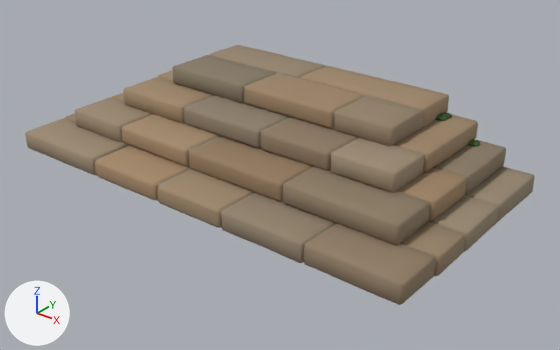
Two versions of the glTF model assets/models/facade/entrance_steps.glb, one commit apart.
Before and after are seen from a 50 mm lens placed at (2.96, -4.31, 1.68), pointed at (0.16, -0.8, -0.49). Every picture has the same lights, and +X, +Y and +Z are marked at lower left. The picture after the commit comes second.

The first picture shows 'Sammel Stein' and 1 more.
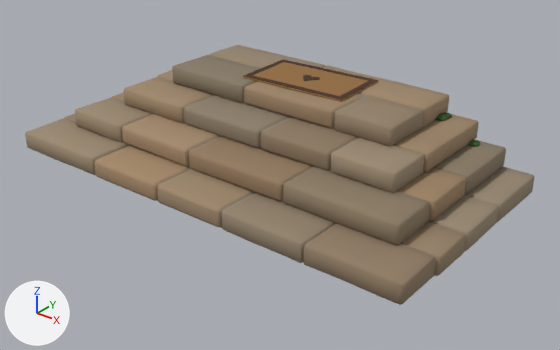
What differs and where, as boxes [x1, y1, x2, y2] in the pictures (560 x 350 px):
'Sammel Stoff', added
    after: [243, 59, 378, 102]

Diff of the bpy script that builds the scene:
```diff
--- a/assets/models/facade/entrance_steps.glb.py
+++ b/assets/models/facade/entrance_steps.glb.py
@@ mat_sammel_stoff @@
+mat_sammel_stoff = bpy.data.materials.new('Sammel Stoff')
+# nodes: BsdfPrincipled, Mix, OutputMaterial, VertexColor
+# colours: white #e7e7e7, mixed with the vertex colours
@@ me_fußmatte_001 @@
+me_fußmatte_001.from_pydata(...)  # 458 vertices, 892 faces; spans x -0.359..0.439, y -0.586..-0.094, z -0.003..0.017
+me_fußmatte_001.materials.append(mat_sammel_stoff)
@@ ob_sammel_stoff @@
+ob_sammel_stoff = bpy.data.objects.new('Sammel Stoff', me_fußmatte_001)
+ob_sammel_stoff.location = (0.0, 0.0, 0.0)
```
